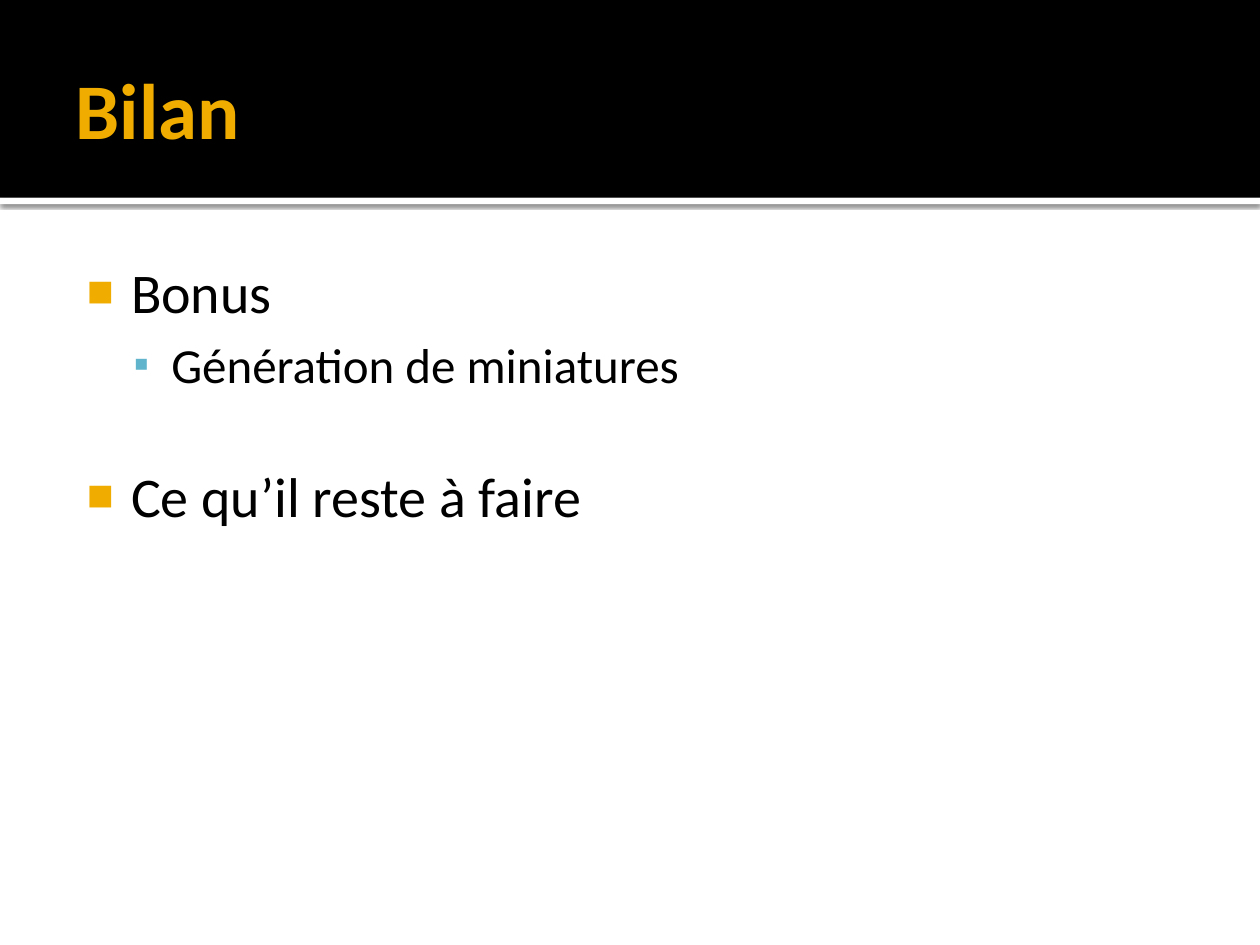
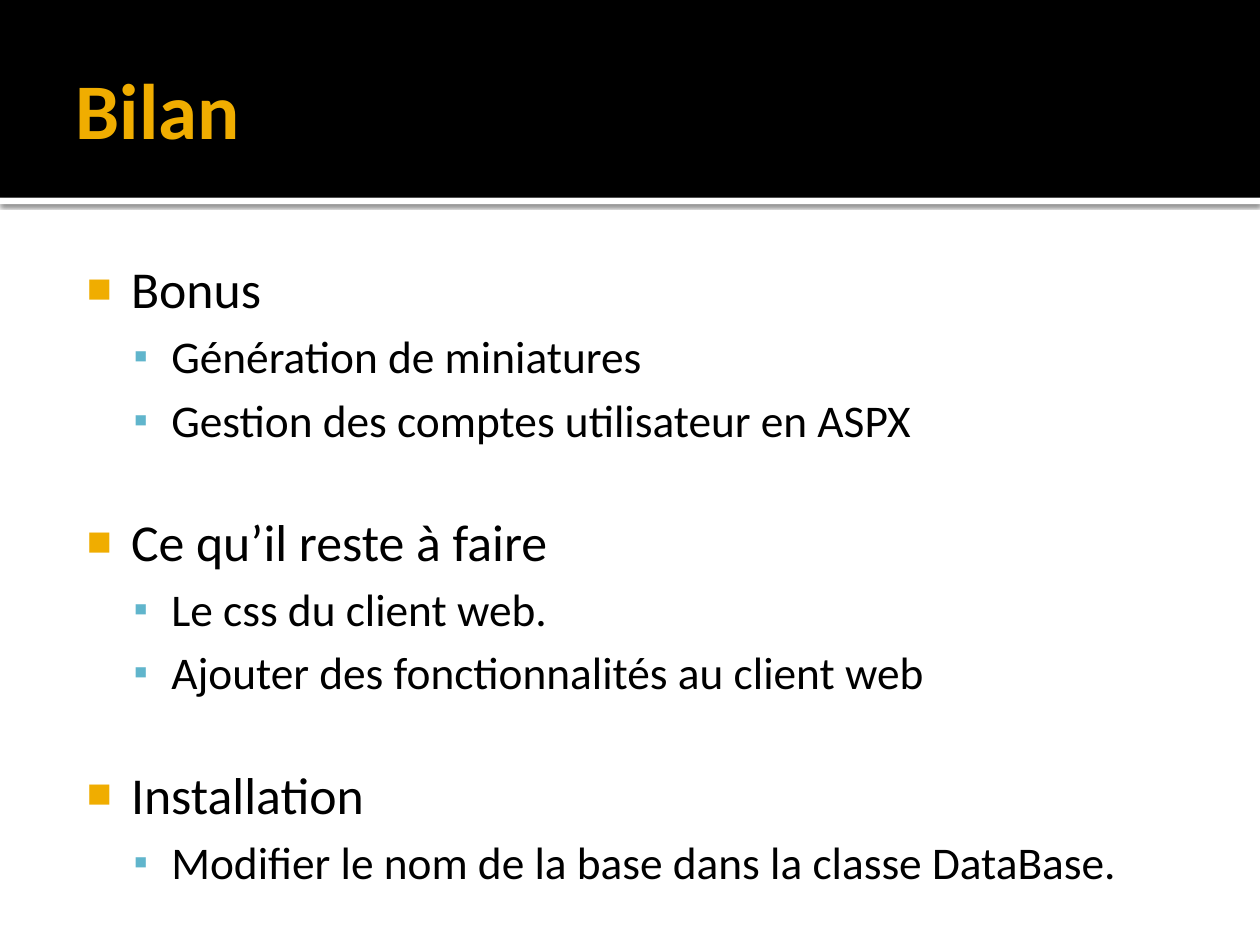
Before and after one commit to FabienInspiron/Polytech_Picasa_Like, a slide deck: slide 10 of MiniProjetComplet/Rapport/Presentation c#.pptx. Drawn at 1260x945 pixels with LibreOffice and Linux fonts; fonts in the diff are those of the drawing. Boxes give left, top, right and bottom in pixels: in the first picture for what was removed or moved away, otherwise in the second. Text is boxed around its words. In the diff, an @@ line names an element or a change of style, - is before the commit and + after.

```diff
--- a/MiniProjetComplet/Rapport/Presentation c#.pptx
+++ b/MiniProjetComplet/Rapport/Presentation c#.pptx
@@ text at [131,274,642,570]: size 32 to 29.6 pt in "Bonus", "Ce qu’il reste à faire"; size 28 to 25.9 pt in "Génération de miniatures" @@
@@ text at [171,405,910,445]: paragraph added @@
+  ▪ Gestion des comptes utilisateur en ASPX
@@ text at [131,594,1116,880]: paragraphs added @@
+  ▪ Le css du client web.
+  ▪ Ajouter des fonctionnalités au client web
+■ Installation
+  ▪ Modifier le nom de la base dans la classe DataBase.
```
Also in this commit, not shown: 2 other slides changed, 3 slides added, 3 slides removed, 3 other files.
